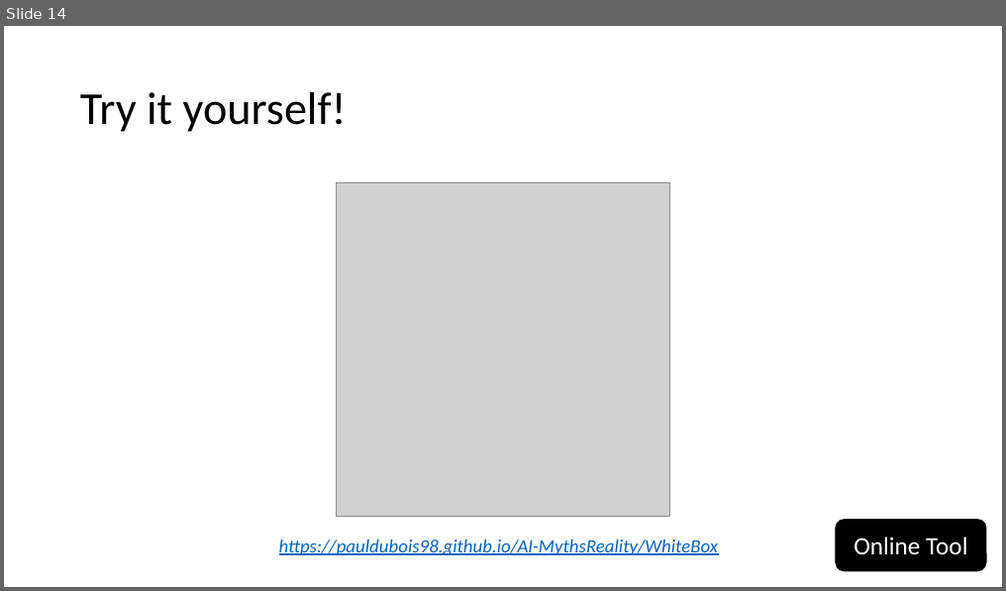
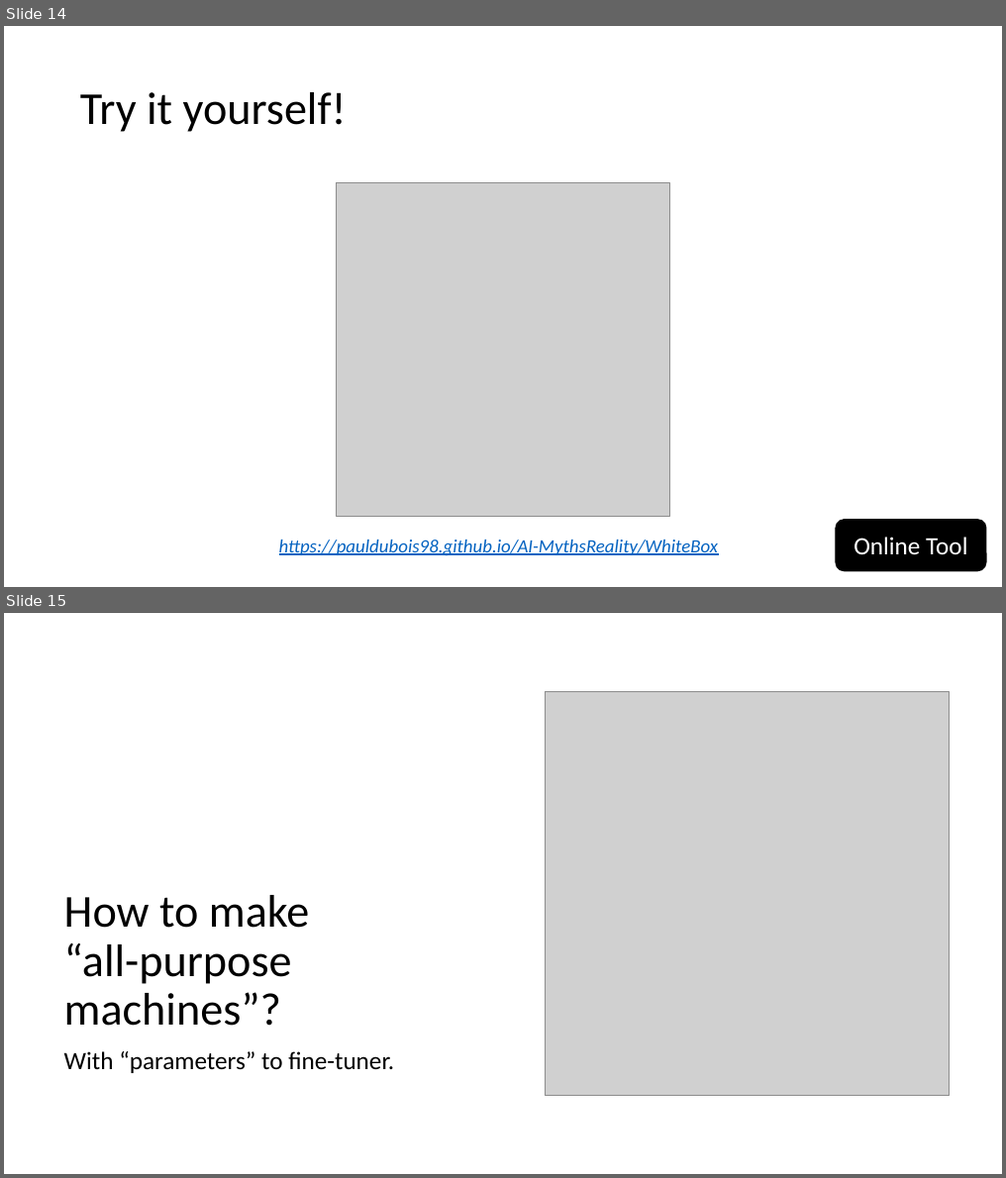
Before and after one commit to PRF-Development/DataAnalysisExtras, a slide deck: WhatIsArtificialIntelligence.pptx. Shown one above the other, each under a label of ours: slide 14 before the commit, slides 14 and 15 after it. The pictures are 1006x591 and 1006x1178 pixels, drawn with LibreOffice and Linux fonts; fonts in the diff are those of the drawing; grey boxes stand for pictures. Boxes give left, top, right and bottom in pixels: in the first picture for what was removed or moved away, otherwise in the second. Text is boxed around its words. In the diff, an @@ line names an element or a change of style, - is before the commit and + after.

Commit message:
outro slide

```diff
--- a/WhatIsArtificialIntelligence.pptx
+++ b/WhatIsArtificialIntelligence.pptx
@@ slide 15 added at [4, 613, 1002, 1174], background #FFFFFF @@
@@ picture added at [545, 691, 948, 1096] @@
@@ title added at [64, 895, 309, 1026], 44 pt, text #000000 @@
+How to make
+“all-purpose machines”?
@@ text added at [64, 1052, 394, 1073], 24 pt, text #000000 @@
+With “parameters” to fine-tuner.
```
